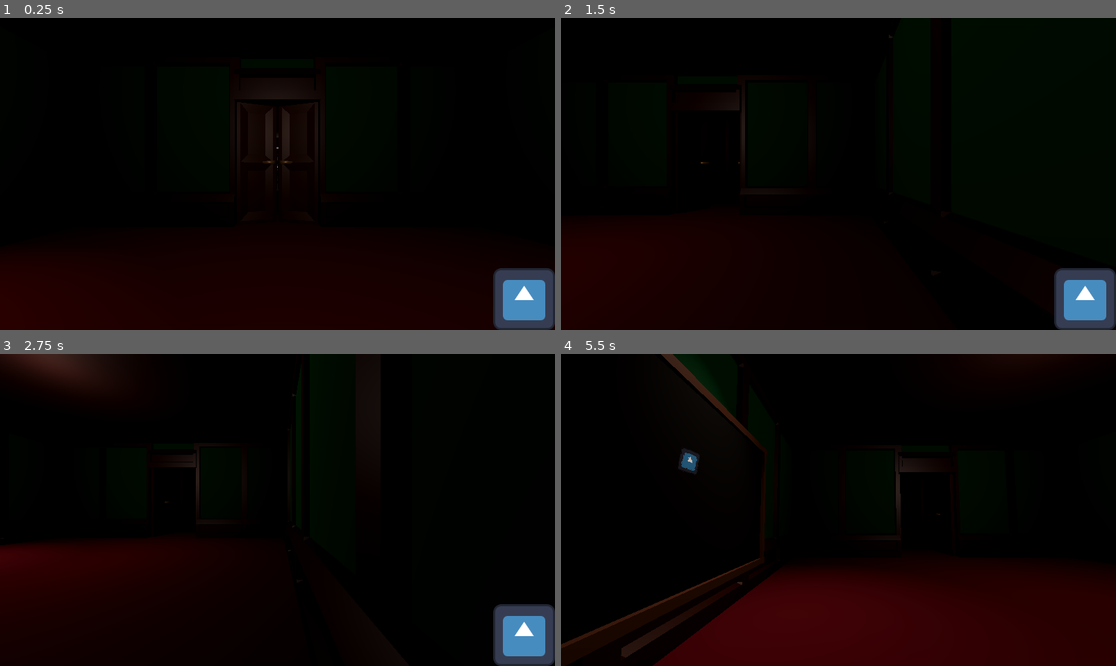
Above: before the commit, frames 1-4 (two rows, left to right).
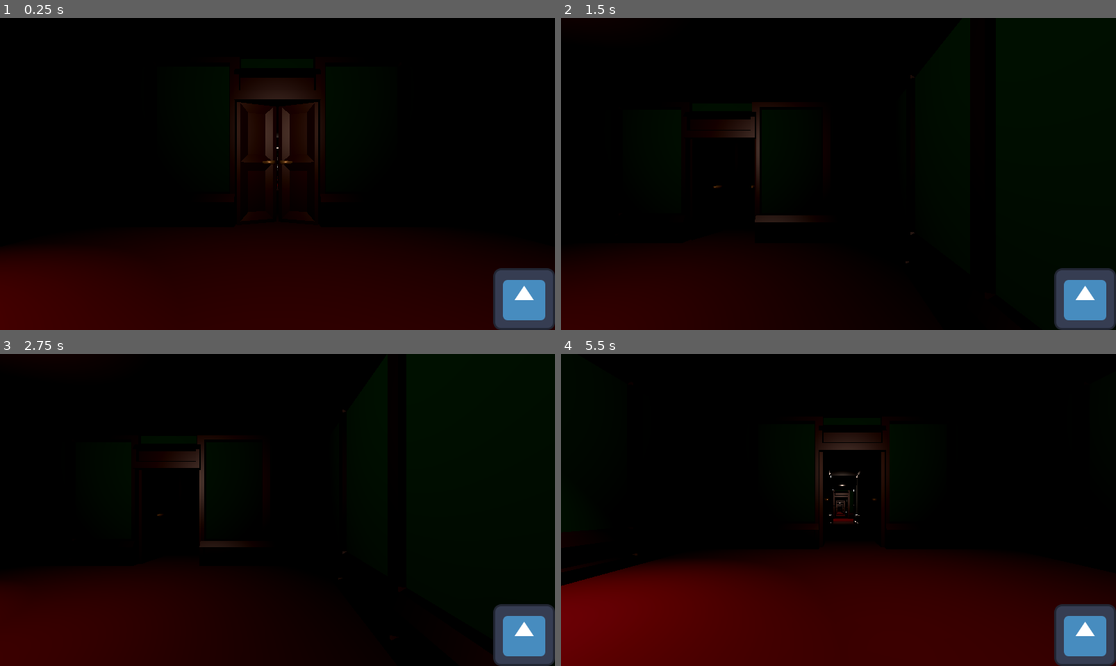
Above: after the commit, the same moments.

Repository: JohannesKoenig/tod_auf_latein
Game: Godot game, scene res://main.tscn
Two runs of this game, one before a commit and one after it. Both use one fixed random seed, a clock stepped at 60 frames per second and the inputs below. The engine's default icon, where the game draws it, is replaced by a stand-in: a white triangle on a blue panel in a dark square. Sound files missing from this copy of the repository are replaced by a short silence.
Inputs:
- Up to frame 1 (0.25 s): no input
- Up to frame 2 (1.5 s): tap Enter (EnterPainting, bound only after the commit) at 0.5, 0.6 s; hold D (Right) 0.53-1.28 s; tap Space (Jump, bound only after the commit) at 0.77, 0.8, 1.07, 1.35 s; hold S (Back) from 1.28 s (still down)
- Up to frame 3 (2.75 s): tap Space (Jump, bound only after the commit) at 1.52, 1.82, 2.3 s; tap Enter (EnterPainting, bound only after the commit) at 1.55 s; release S (Back) at 2.03 s; hold D (Right) from 2.03 s (still down); tap Down (LookDown, bound only after the commit) at 2.1 s
- Up to frame 4 (5.5 s): tap Space (Jump, bound only after the commit) at 2.75, 3.02, 3.32, 3.77, 3.8, 4.07, 4.52, 4.82, 5.1 s; release D (Right) at 2.78 s; hold W (Forward) 2.78-3.53 s; tap Up (LookUp) at 2.85 s; tap Enter (EnterPainting, bound only after the commit) at 3.05, 3.6, 4.35 s; hold A (Left) 3.53-5.03 s; hold S (Back) from 5.03 s (still down)

The runs differ from the first frame. In frame 1, 0.9% of the frame differs, in the area x 0-53%, y 31-100%; in frame 2, 1.8%; in frame 3, 10%; in frame 4, 14%, in the area x 0-100%, y 0-100%.

Commit message:
add change of input to 2d world

Diff:
--- /dev/null
+++ b/tod-auf-latein/2D/character_body_2d.gd
@@ -0,0 +1,23 @@
+extends CharacterBody2D
+
+
+@export var speed = 300.0
+@export var jump_velocity = -500
+
+
+
+func _physics_process(delta):
+	if not Events.entered_painting:
+		return
+
+	if not is_on_floor():
+		velocity += get_gravity() * delta
+
+	if Input.is_action_just_pressed("Jump") and is_on_floor():
+
+		velocity.y = jump_velocity
+
+	velocity.x = speed
+
+
+	move_and_slide()
--- /dev/null
+++ b/tod-auf-latein/2D/mini_game_scene.gd
@@ -0,0 +1,55 @@
+class_name MiniGameScene extends Node2D
+
+@export var platforms_definition_file_path: String = "res://assets/platforms.json"
+@export var polygon_texture: GradientTexture2D
+var _platform_definitions: Array
+var _total_length: float
+var ZOOM_FACTOR: int = 3
+var POLYGON_HEIGHT: int = 40
+var POLYGON_LENGTH_MULTIPLIER: int = 10
+var POLYGON_CANVAS_Y_STRETCH: int = 40
+var POLYGON_CANVAS_Y_OFFSET: int = -60
+
+@onready var platforms = $Platforms
+@onready var audio_stream_player: AudioStreamPlayer = $AudioStreamPlayer
+@onready var character_body_2d = $CharacterBody2D
+
+
+# Called when the node enters the scene tree for the first time.
+func _ready():
+	if FileAccess.file_exists(platforms_definition_file_path):
+		var file_content = FileAccess.get_file_as_string(platforms_definition_file_path)
+
+		var dict = JSON.parse_string(file_content)
+		_total_length = dict["total_length"]
+		_platform_definitions = dict["platforms"]
+		_generate_polygons()
+
+	var audio_stream_length = audio_stream_player.stream.get_length()
+	character_body_2d.speed = _total_length / audio_stream_length * POLYGON_LENGTH_MULTIPLIER * ZOOM_FACTOR
+	character_body_2d.jump_velocity = character_body_2d.jump_velocity
+
+func _generate_polygons():
+	for platform_definition in _platform_definitions:
+		var width = platform_definition["w"] * POLYGON_LENGTH_MULTIPLIER * ZOOM_FACTOR
+		var height = POLYGON_HEIGHT
+		var x = platform_definition["x"] * POLYGON_LENGTH_MULTIPLIER * ZOOM_FACTOR
+		var y = (platform_definition["y"] + POLYGON_CANVAS_Y_OFFSET) * POLYGON_CANVAS_Y_STRETCH
+
+		var polygon2d = Polygon2D.new()
+		polygon2d.texture = polygon_texture
+		polygon2d.polygon = [
+			Vector2(x,y),
+			Vector2(x + width, y),
+			Vector2(x + width, y + height),
+			Vector2(x, y + height)
+		]
+		var polygon_static_body: StaticBody2D = StaticBody2D.new()
+		var polygon_collision_shape: CollisionPolygon2D = CollisionPolygon2D.new()
+		polygon_static_body.add_child(polygon_collision_shape)
+		polygon_collision_shape.polygon = polygon2d.polygon
+		polygon2d.add_child(polygon_static_body)
+		platforms.add_child(polygon2d)
+
+func play():
+	audio_stream_player.play()
--- a/tod-auf-latein/2D/mini_game_scene.tscn
+++ b/tod-auf-latein/2D/mini_game_scene.tscn
@@ -1,21 +1,34 @@
-[gd_scene load_steps=2 format=3 uid="uid://cxo1woq3pa5ek"]
+[gd_scene load_steps=7 format=3 uid="uid://cxo1woq3pa5ek"]
 
+[ext_resource type="Script" path="res://2D/mini_game_scene.gd" id="1_kpmty"]
 [ext_resource type="Texture2D" uid="uid://b3cgc06p8a1m1" path="res://assets/icon.svg" id="1_myahs"]
+[ext_resource type="Script" path="res://2D/character_body_2d.gd" id="2_0qk4n"]
+[ext_resource type="Texture2D" uid="uid://bwel7ljwevh87" path="res://2D/polygon_texture.tres" id="2_d3mjc"]
+[ext_resource type="AudioStream" uid="uid://c2oed6s8slrb" path="res://assets/first_part.wav" id="5_lwplc"]
+
+[sub_resource type="CapsuleShape2D" id="CapsuleShape2D_cfl1j"]
 
 [node name="MiniGameScene" type="Node2D"]
+script = ExtResource("1_kpmty")
+polygon_texture = ExtResource("2_d3mjc")
 
-[node name="TextureRect" type="TextureRect" parent="."]
-anchors_preset = 8
-anchor_left = 0.5
-anchor_top = 0.5
-anchor_right = 0.5
-anchor_bottom = 0.5
-offset_left = -64.0
-offset_top = -64.0
-offset_right = 64.0
-offset_bottom = 64.0
-grow_horizontal = 2
-grow_vertical = 2
+[node name="Platforms" type="Node2D" parent="."]
+
+[node name="DirectionalLight2D" type="DirectionalLight2D" parent="."]
+
+[node name="CharacterBody2D" type="CharacterBody2D" parent="."]
+position = Vector2(0, -51)
+script = ExtResource("2_0qk4n")
+
+[node name="CollisionShape2D" type="CollisionShape2D" parent="CharacterBody2D"]
+shape = SubResource("CapsuleShape2D_cfl1j")
+
+[node name="Camera2D" type="Camera2D" parent="CharacterBody2D"]
+position = Vector2(400, 0)
+
+[node name="Sprite2D" type="Sprite2D" parent="CharacterBody2D"]
+scale = Vector2(0.2, 0.2)
 texture = ExtResource("1_myahs")
 
-[node name="Camera2D" type="Camera2D" parent="."]
+[node name="AudioStreamPlayer" type="AudioStreamPlayer" parent="."]
+stream = ExtResource("5_lwplc")
--- /dev/null
+++ b/tod-auf-latein/2D/polygon_texture.tres
@@ -0,0 +1,10 @@
+[gd_resource type="GradientTexture2D" load_steps=2 format=3 uid="uid://bwel7ljwevh87"]
+
+[sub_resource type="Gradient" id="Gradient_jejbi"]
+offsets = PackedFloat32Array(0.00649351, 1)
+colors = PackedColorArray(2.31629e-07, 0.166076, 0.0444747, 1, 4.28664e-08, 0.0754263, 0.00154537, 1)
+
+[resource]
+gradient = SubResource("Gradient_jejbi")
+fill_to = Vector2(0, 1)
+metadata/_snap_enabled = true
--- a/tod-auf-latein/3D/3d_character_controller.gd
+++ b/tod-auf-latein/3D/3d_character_controller.gd
@@ -9,6 +9,9 @@
 	# Add the gravity.
 	if not is_on_floor():
 		velocity += get_gravity() * delta
+
+	if Events.entered_painting:
+		return
 
 	# Handle jump.
 	if Input.is_action_just_pressed("Jump") and is_on_floor():
--- a/tod-auf-latein/3D/3d_world.tscn
+++ b/tod-auf-latein/3D/3d_world.tscn
@@ -11,6 +11,8 @@
 volumetric_fog_enabled = true
 volumetric_fog_density = 0.1027
 volumetric_fog_albedo = Color(0.806038, 0.8039, 0.807083, 1)
+adjustment_enabled = true
+adjustment_brightness = 1.71
 
 [node name="3dWorld" type="Node3D"]
 
--- a/tod-auf-latein/3D/painting/painting.gd
+++ b/tod-auf-latein/3D/painting/painting.gd
@@ -2,9 +2,11 @@
 
 @export var viewport_material: ShaderMaterial
 @export var mini_game_scene: PackedScene
+var mini_game_scene_instance: MiniGameScene
 @onready var painting = $Painting
 @onready var sub_viewport = $SubViewport
 var active: bool = false
+var entered: bool = false
 
 var area_3d: Area3D:
 	set(value):
@@ -22,12 +24,23 @@
 		area_3d.body_entered.connect(_on_area_entered)
 		area_3d.body_exited.connect(_on_area_exited)
 
-	var mini_game_scene_instance = mini_game_scene.instantiate()
+	mini_game_scene_instance = mini_game_scene.instantiate()
 	sub_viewport.add_child(mini_game_scene_instance)
 
 	var viewport_texture = sub_viewport.get_texture()
 	viewport_material.set_shader_parameter("ViewportTexture", viewport_texture)
 	painting.material_overlay = viewport_material
+
+	Events.entered_painting_changed.connect(_play_mini_game)
+
+func _process(delta):
+	if active:
+		if Input.is_action_just_pressed("EnterPainting") and not entered:
+			entered = true
+			Events.entered_painting = entered
+		elif Input.is_action_just_pressed("ExitPainting") and entered:
+			entered = false
+			Events.entered_painting = entered
 
 
 func _get_configuration_warnings():
@@ -43,3 +56,7 @@
 func _on_area_exited(node_3d: Node3D):
 	active = false
 	Events.active_painting = null
+
+func _play_mini_game(playing: bool):
+	if Events.active_painting == self:
+		mini_game_scene_instance.play()
--- a/tod-auf-latein/3D/painting/painting.tres
+++ b/tod-auf-latein/3D/painting/painting.tres
@@ -30,6 +30,10 @@
 parameter_name = "NoiseStrength"
 default_value_enabled = true
 default_value = 1.0
+
+[sub_resource type="VisualShaderNodeClamp" id="VisualShaderNodeClamp_nhkle"]
+default_input_values = [0, Vector2(0, 0), 1, Vector2(0, 0), 2, Vector2(1, 1)]
+op_type = 3
 
 [sub_resource type="VisualShaderNodeTexture2DParameter" id="VisualShaderNodeTexture2DParameter_cej3b"]
 parameter_name = "NoiseTexture"
@@ -122,9 +126,15 @@
 	vec2 n_out5p0 = vec2(n_out17p0) + n_out6p0;
 
 
+// Clamp:19
+	vec2 n_in19p1 = vec2(0.00000, 0.00000);
+	vec2 n_in19p2 = vec2(1.00000, 1.00000);
+	vec2 n_out19p0 = clamp(n_out5p0, n_in19p1, n_in19p2);
+
+
 	vec4 n_out8p0;
 // Texture2D:8
-	n_out8p0 = texture(ViewportTexture, n_out5p0);
+	n_out8p0 = texture(ViewportTexture, n_out19p0);
 
 
 // Output:0
@@ -141,7 +151,7 @@
 nodes/fragment/4/node = SubResource("VisualShaderNodeInput_65qwu")
 nodes/fragment/4/position = Vector2(-3480, -100)
 nodes/fragment/5/node = SubResource("VisualShaderNodeVectorOp_5c23c")
-nodes/fragment/5/position = Vector2(-800, 900)
+nodes/fragment/5/position = Vector2(-1000, 900)
 nodes/fragment/6/node = SubResource("VisualShaderNodeInput_4yqgv")
 nodes/fragment/6/position = Vector2(-2080, 1160)
 nodes/fragment/7/node = SubResource("VisualShaderNodeTexture2DParameter_hvio4")
@@ -166,4 +176,6 @@
 nodes/fragment/17/position = Vector2(-107.552, 386.126)
 nodes/fragment/18/node = SubResource("VisualShaderNodeFloatParameter_0afkn")
 nodes/fragment/18/position = Vector2(-800, 100)
-nodes/fragment/connections = PackedInt32Array(2, 0, 3, 2, 6, 0, 5, 1, 7, 0, 8, 2, 5, 0, 8, 0, 8, 0, 0, 0, 4, 0, 10, 1, 10, 0, 3, 0, 11, 0, 10, 0, 9, 0, 12, 0, 13, 0, 12, 1, 12, 0, 11, 0, 3, 0, 15, 0, 15, 0, 16, 0, 16, 0, 17, 0, 18, 0, 17, 1, 17, 0, 5, 0)
+nodes/fragment/19/node = SubResource("VisualShaderNodeClamp_nhkle")
+nodes/fragment/19/position = Vector2(-580, 1040)
+nodes/fragment/connections = PackedInt32Array(2, 0, 3, 2, 6, 0, 5, 1, 7, 0, 8, 2, 8, 0, 0, 0, 4, 0, 10, 1, 10, 0, 3, 0, 11, 0, 10, 0, 9, 0, 12, 0, 13, 0, 12, 1, 12, 0, 11, 0, 3, 0, 15, 0, 15, 0, 16, 0, 16, 0, 17, 0, 18, 0, 17, 1, 17, 0, 5, 0, 5, 0, 19, 0, 19, 0, 8, 0)
--- a/tod-auf-latein/3D/painting/painting.tscn
+++ b/tod-auf-latein/3D/painting/painting.tscn
@@ -4,7 +4,8 @@
 [ext_resource type="Shader" uid="uid://hqgdb14tom3y" path="res://3D/painting/painting.tres" id="2_kkfxk"]
 
 [sub_resource type="FastNoiseLite" id="FastNoiseLite_e7b78"]
-frequency = 0.0001
+noise_type = 2
+frequency = 0.001
 domain_warp_enabled = true
 
 [sub_resource type="NoiseTexture2D" id="NoiseTexture2D_dqqxj"]
@@ -15,8 +16,8 @@
 [sub_resource type="ShaderMaterial" id="ShaderMaterial_fomur"]
 render_priority = 0
 shader = ExtResource("2_kkfxk")
-shader_parameter/DistortionSpeed = 0.5
-shader_parameter/NoiseStrength = 0.2
+shader_parameter/DistortionSpeed = 0.0
+shader_parameter/NoiseStrength = 0.0
 shader_parameter/NoiseTexture = SubResource("NoiseTexture2D_dqqxj")
 
 [sub_resource type="PlaneMesh" id="PlaneMesh_xn4c7"]
--- a/tod-auf-latein/globals/events.gd
+++ b/tod-auf-latein/globals/events.gd
@@ -6,3 +6,11 @@
 			active_painting = value
 			active_painting_changed.emit(active_painting)
 signal active_painting_changed(painting: Painting)
+
+var entered_painting: bool:
+	set(value):
+		if entered_painting != value:
+			entered_painting = value
+			entered_painting_changed.emit(entered_painting)
+
+signal entered_painting_changed(entered: bool)
--- a/tod-auf-latein/project.godot
+++ b/tod-auf-latein/project.godot
@@ -66,11 +66,23 @@
 LookDown={
 "deadzone": 0.5,
 "events": [Object(InputEventJoypadMotion,"resource_local_to_scene":false,"resource_name":"","device":-1,"axis":3,"axis_value":1.0,"script":null)
+, Object(InputEventKey,"resource_local_to_scene":false,"resource_name":"","device":-1,"window_id":0,"alt_pressed":false,"shift_pressed":false,"ctrl_pressed":false,"meta_pressed":false,"pressed":false,"keycode":0,"physical_keycode":4194322,"key_label":0,"unicode":0,"location":0,"echo":false,"script":null)
 ]
 }
 Jump={
 "deadzone": 0.5,
 "events": [Object(InputEventJoypadButton,"resource_local_to_scene":false,"resource_name":"","device":-1,"button_index":0,"pressure":0.0,"pressed":true,"script":null)
+, Object(InputEventKey,"resource_local_to_scene":false,"resource_name":"","device":-1,"window_id":0,"alt_pressed":false,"shift_pressed":false,"ctrl_pressed":false,"meta_pressed":false,"pressed":false,"keycode":0,"physical_keycode":32,"key_label":0,"unicode":32,"location":0,"echo":false,"script":null)
+]
+}
+EnterPainting={
+"deadzone": 0.5,
+"events": [Object(InputEventKey,"resource_local_to_scene":false,"resource_name":"","device":-1,"window_id":0,"alt_pressed":false,"shift_pressed":false,"ctrl_pressed":false,"meta_pressed":false,"pressed":false,"keycode":0,"physical_keycode":4194309,"key_label":0,"unicode":0,"location":0,"echo":false,"script":null)
+]
+}
+ExitPainting={
+"deadzone": 0.5,
+"events": [Object(InputEventKey,"resource_local_to_scene":false,"resource_name":"","device":-1,"window_id":0,"alt_pressed":false,"shift_pressed":false,"ctrl_pressed":false,"meta_pressed":false,"pressed":false,"keycode":0,"physical_keycode":4194309,"key_label":0,"unicode":0,"location":0,"echo":false,"script":null)
 ]
 }
 
Not shown: 1 places in tod-auf-latein/3D/painting/painting.tres that only renumber resources
